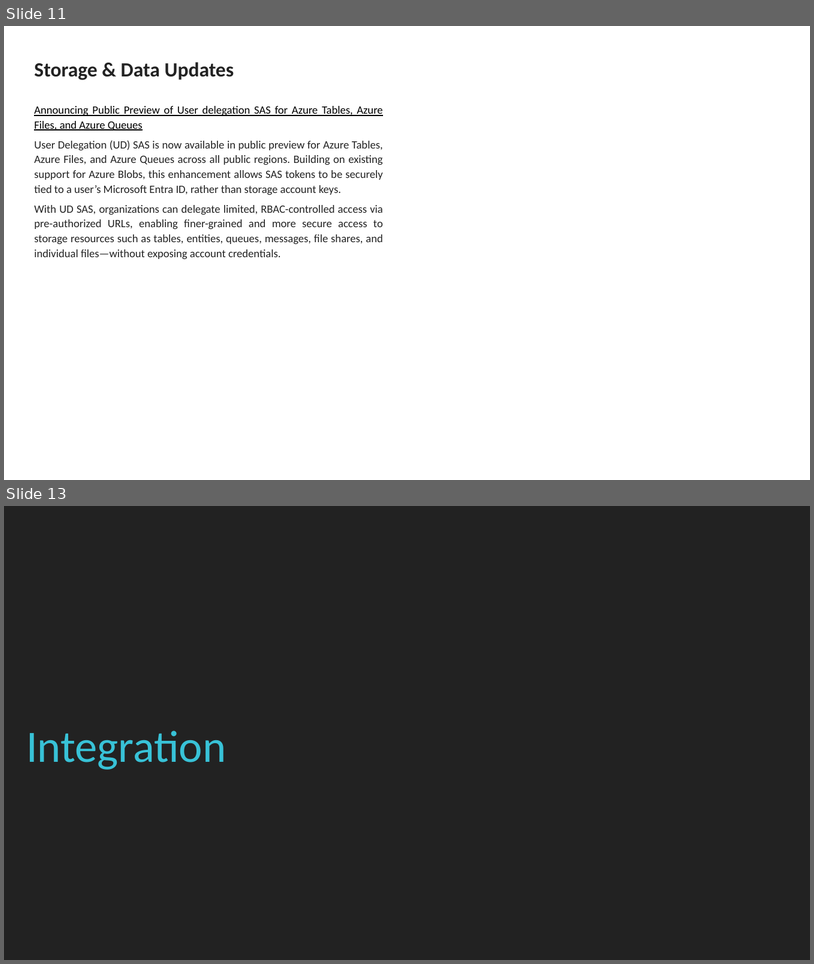
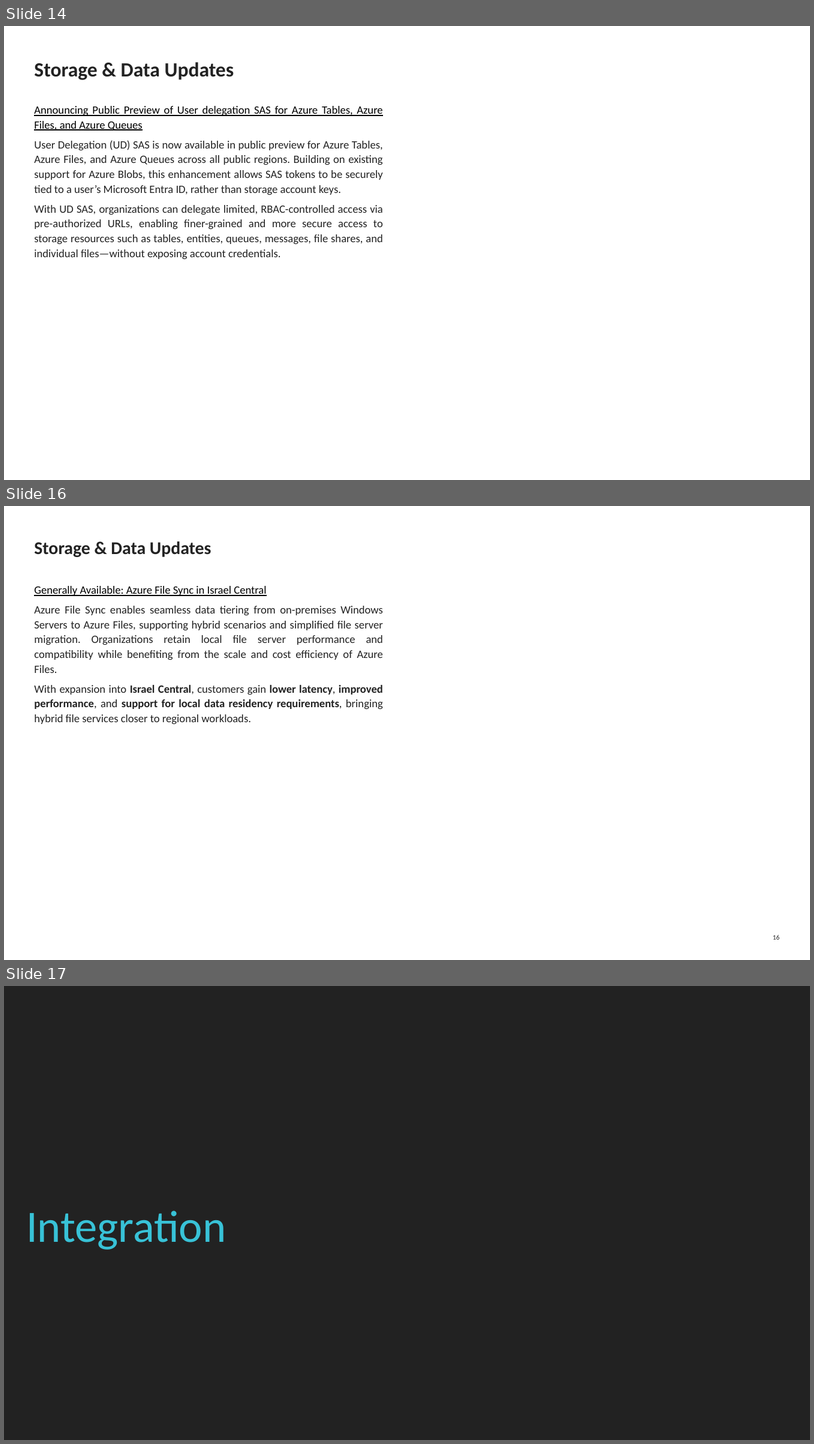
Before and after one commit to azureTimes/meetups, a slide deck: 00_presentation/2026/azureTimes190/AzureTimes_190.pptx. Shown one above the other, each under a label of ours: slides 11 and 13 before the commit, slides 14, 16 and 17 after it; the slides between them are not shown. The pictures are 814x964 and 814x1444 pixels, drawn with LibreOffice and Linux fonts; fonts in the diff are those of the drawing. Boxes give left, top, right and bottom in pixels: in the first picture for what was removed or moved away, otherwise in the second. Text is boxed around its words. In the diff, an @@ line names an element or a change of style, - is before the commit and + after.

Commit message:
Azure Times 190

```diff
--- a/00_presentation/2026/azureTimes190/AzureTimes_190.pptx
+++ b/00_presentation/2026/azureTimes190/AzureTimes_190.pptx
@@ slide 16 added at (4,506,810,960), background #FFFFFF @@
@@ title added at (34,541,212,557), 16 pt, text #222222, bold @@
+Storage & Data Updates
@@ text added at (34,586,383,724), 10 pt, text #222222 @@
+Generally Available: Azure File Sync in Israel Central
+Azure File Sync enables seamless data tiering from on-premises Windows Servers to Azure Files, supporting hybrid scenarios and simplified file server migration. Organizations retain local file server performance and compatibility while benefiting from the scale and cost efficiency of Azure Files.
+With expansion into Israel Central, customers gain lower latency, improved performance, and support for local data residency requirements, bringing hybrid file services closer to regional workloads.
@@ page number added at (773,934,780,939), 6 pt, text #222222 @@
+16
@@ what was slide 11 is now slide 14 @@
@@ what was slide 13 is now slide 17 @@
```
Also in this commit, not shown: 2 slides changed, 5 other slides added.
